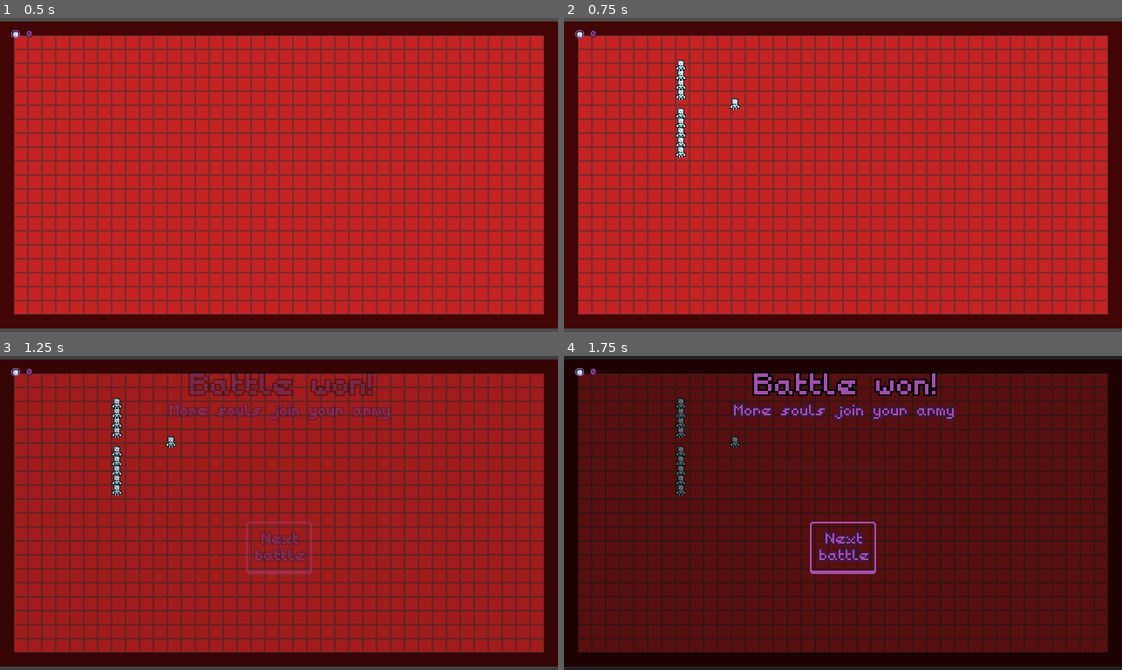
Above: before the commit, frames 1-4 (two rows, left to right).
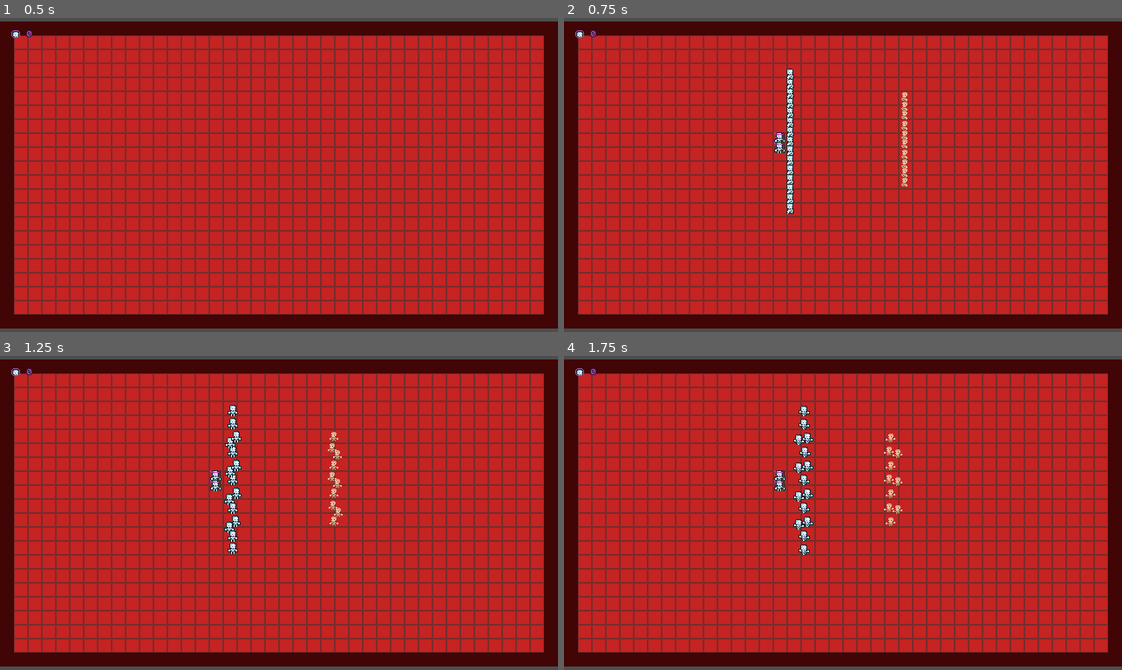
Above: after the commit, the same moments.

Repository: Hugo-Carbiener/Tinycromancer
Game: Godot game, scene res://scenes/combat.tscn
Same seed, same stepped clock (60 frames per second), same inputs: the game is played once before the commit and once after it.
Inputs (mouse positions are in pixels of both pictures, inside the frame that each line leads up to):
- Up to frame 1 (0.5 s): no input
- Up to frame 2 (0.75 s): tap Enter at 0.5 s; tap Space (espace) at 0.6 s
- Up to frame 3 (1.25 s): no input
- Up to frame 4 (1.75 s): click (843, 547) at 1.27 s

Frame 1 is identical in both runs. In frame 2, 1.4% of the frame differs, in the area x 20-62%, y 13-63%; in frame 3, 66%; in frame 4, 100%, in the area x 0-100%, y 0-100%.
Error before the commit: Invalid assignment of property or key 'ennemy_troops' with value of type 'Dictionary' on a base object of type 'Node2D (Spawner)'. (res://scripts/combat/Combat…

Commit message:
scene_manager

Diff:
--- a/tini-cromancer/project.godot
+++ b/tini-cromancer/project.godot
@@ -22,6 +22,7 @@
 AnimationsUtils="*res://scripts/generals/AnimationsUtils.gd"
 Constants="*res://scripts/generals/Constants.gd"
 UserData="*res://scripts/generals/UserData.gd"
+SceneManager="*res://scripts/generals/SceneManager.gd"
 
 [display]
 
--- a/tini-cromancer/scenes/combat_jow.tscn
+++ b/tini-cromancer/scenes/combat_jow.tscn
@@ -56,9 +56,7 @@
 0: 20,
 1: 60
 })
-ennemy_troops = Dictionary[int, int]({
-2: 100
-})
+enemy_troops = null
 allies_spawn = NodePath("../Allies spawn")
 enemies_spawn = NodePath("../Enemiess spawn")
 
--- a/tini-cromancer/scenes/components/troop_archer.tscn
+++ b/tini-cromancer/scenes/components/troop_archer.tscn
@@ -208,6 +208,7 @@
 combat_module = NodePath("CombatModule")
 movement_module = NodePath("MovementModule")
 animation_module = NodePath("Animated sprite")
+role = 1
 
 [node name="Animated sprite" type="AnimatedSprite2D" parent="."]
 sprite_frames = SubResource("SpriteFrames_2lkha")
--- a/tini-cromancer/scenes/components/troop_enemy.tscn
+++ b/tini-cromancer/scenes/components/troop_enemy.tscn
@@ -208,6 +208,7 @@
 combat_module = NodePath("CombatModule")
 movement_module = NodePath("MovementModule")
 animation_module = NodePath("Animated sprite")
+role = 2
 
 [node name="Animated sprite" type="AnimatedSprite2D" parent="."]
 sprite_frames = SubResource("SpriteFrames_2lkha")
--- a/tini-cromancer/scenes/shop.tscn
+++ b/tini-cromancer/scenes/shop.tscn
@@ -1,91 +1,13 @@
-[gd_scene load_steps=8 format=3 uid="uid://dqja72kf7bd2v"]
+[gd_scene load_steps=5 format=3 uid="uid://dqja72kf7bd2v"]
 
-[ext_resource type="Script" uid="uid://bwx3yv01dmx70" path="res://scripts/ui/WinScreen.gd" id="4_24it5"]
-[ext_resource type="LabelSettings" uid="uid://cihjvaf0nbdvx" path="res://fonts/title.tres" id="5_7mqwv"]
-[ext_resource type="LabelSettings" uid="uid://cwe2mox0o7tm" path="res://fonts/subtitle.tres" id="6_gobkm"]
 [ext_resource type="PackedScene" uid="uid://b5ghoydk6ffix" path="res://scenes/ui/large-texture-button.tscn" id="7_j14q8"]
-[ext_resource type="Script" uid="uid://fc3m8qimcpgh" path="res://scripts/ui/UI.gd" id="8_5u241"]
+[ext_resource type="Script" path="res://scripts/ui/UI.gd" id="8_5u241"]
 [ext_resource type="PackedScene" uid="uid://bmneu2br407fk" path="res://scenes/ui/currency_icon.tscn" id="9_pqync"]
 [ext_resource type="LabelSettings" uid="uid://iv4116vilm50" path="res://fonts/default.tres" id="10_yuijs"]
 
 [node name="Shop" type="Node2D"]
 
-[node name="Camera2D" type="Camera2D" parent="."]
-
 [node name="CanvasLayer" type="CanvasLayer" parent="."]
-
-[node name="WinScreen" type="ColorRect" parent="CanvasLayer" node_paths=PackedStringArray("content_title", "soul_container")]
-anchors_preset = 15
-anchor_right = 1.0
-anchor_bottom = 1.0
-grow_horizontal = 2
-grow_vertical = 2
-color = Color(0, 0, 0, 0.5568628)
-script = ExtResource("4_24it5")
-content_title = NodePath("Winscreen padding/Page container/Page content container/Label")
-soul_container = NodePath("Winscreen padding/Page container/Page content container/Souls container")
-launch_signal = "on_win"
-
-[node name="Winscreen padding" type="MarginContainer" parent="CanvasLayer/WinScreen"]
-layout_mode = 1
-anchors_preset = 15
-anchor_right = 1.0
-anchor_bottom = 1.0
-grow_horizontal = 2
-grow_vertical = 2
-theme_override_constants/margin_left = 20
-theme_override_constants/margin_top = 20
-theme_override_constants/margin_right = 20
-theme_override_constants/margin_bottom = 20
-
-[node name="Page container" type="VBoxContainer" parent="CanvasLayer/WinScreen/Winscreen padding"]
-layout_mode = 2
-theme_override_constants/separation = 50
-
-[node name="Titles container" type="VBoxContainer" parent="CanvasLayer/WinScreen/Winscreen padding/Page container"]
-layout_mode = 2
-
-[node name="Title" type="Label" parent="CanvasLayer/WinScreen/Winscreen padding/Page container/Titles container"]
-layout_mode = 2
-text = "Battle won!"
-label_settings = ExtResource("5_7mqwv")
-horizontal_alignment = 1
-vertical_alignment = 1
-
-[node name="Subtitles" type="Label" parent="CanvasLayer/WinScreen/Winscreen padding/Page container/Titles container"]
-layout_mode = 2
-text = "More souls join your army"
-label_settings = ExtResource("6_gobkm")
-horizontal_alignment = 1
-vertical_alignment = 1
-
-[node name="Page content container" type="HBoxContainer" parent="CanvasLayer/WinScreen/Winscreen padding/Page container"]
-layout_mode = 2
-size_flags_horizontal = 4
-theme_override_constants/separation = 10
-
-[node name="Label" type="Label" parent="CanvasLayer/WinScreen/Winscreen padding/Page container/Page content container"]
-layout_mode = 2
-text = "Souls reaped:"
-label_settings = ExtResource("6_gobkm")
-horizontal_alignment = 1
-
-[node name="Souls container" type="HBoxContainer" parent="CanvasLayer/WinScreen/Winscreen padding/Page container/Page content container"]
-layout_mode = 2
-theme_override_constants/separation = -9
-alignment = 1
-
-[node name="Button container" type="HBoxContainer" parent="CanvasLayer/WinScreen/Winscreen padding/Page container"]
-layout_mode = 2
-alignment = 1
-
-[node name="Next level button" parent="CanvasLayer/WinScreen/Winscreen padding/Page container/Button container" instance=ExtResource("7_j14q8")]
-layout_mode = 2
-signal_on_button_pressed = "next_level_clicked"
-
-[node name="Submit text" parent="CanvasLayer/WinScreen/Winscreen padding/Page container/Button container/Next level button/Text container" index="0"]
-text = " Next
-battle"
 
 [node name="UI" type="MarginContainer" parent="CanvasLayer" node_paths=PackedStringArray("currency_amount_label", "currency_icon")]
 offset_right = 40.0
@@ -114,4 +36,22 @@
 text = "999"
 label_settings = ExtResource("10_yuijs")
 
-[editable path="CanvasLayer/WinScreen/Winscreen padding/Page container/Button container/Next level button"]
+[node name="MarginContainer" type="MarginContainer" parent="CanvasLayer"]
+offset_left = 533.0
+offset_top = 281.0
+offset_right = 613.0
+offset_bottom = 345.0
+
+[node name="Button container" type="HBoxContainer" parent="CanvasLayer/MarginContainer"]
+layout_mode = 2
+alignment = 1
+
+[node name="Next level button" parent="CanvasLayer/MarginContainer/Button container" instance=ExtResource("7_j14q8")]
+layout_mode = 2
+signal_on_button_pressed = "next_level_clicked"
+
+[node name="Submit text" parent="CanvasLayer/MarginContainer/Button container/Next level button/Text container" index="0"]
+text = " Next
+battle"
+
+[editable path="CanvasLayer/MarginContainer/Button container/Next level button"]
--- a/tini-cromancer/scripts/Spawner.gd
+++ b/tini-cromancer/scripts/Spawner.gd
@@ -1,7 +1,7 @@
 class_name Spawner extends Node2D
 
-@export var ally_troops : Dictionary[TroopFactory.TROOPS, int]
-@export var ennemy_troops : Dictionary[TroopFactory.TROOPS, int]
+@export var ally_troops : Dictionary[TroopFactory.ROLES, int]
+@export var enemy_troops : Dictionary[TroopFactory.ROLES, int]
 @export_group("Components")
 @export var allies_spawn : Node2D
 @export var enemies_spawn : Node2D
@@ -13,7 +13,9 @@
 var current_troop_by_row
 
 func spawn_troops():
+	print('spawn ally')
 	spawn_troops_from_faction(CombatManager.FACTIONS.ALLIES)
+	print('\n spawn enemy')
 	spawn_troops_from_faction(CombatManager.FACTIONS.ENEMIES)
 
 func reset_vertical_offset_spawn_position(number_troops_of_type : int):
@@ -58,14 +60,14 @@
 			troops = ally_troops
 			spawn = allies_spawn
 		CombatManager.FACTIONS.ENEMIES:
-			troops = ennemy_troops
+			troops = enemy_troops
 			spawn = enemies_spawn
 
 	for troop_type in troops.keys():
 		var number_troops_of_type = troops[troop_type]
 		for i in range(number_troops_of_type):
 			var new_troop = TroopFactory.create_troop(troop_type, faction)
-			new_troop.global_position = spawn.global_position
+			spawn.add_child(new_troop)
 			determine_spawn_troop_position(new_troop, number_troops_of_type)
+			new_troop.setup()
 			current_troop_by_row += 1
-			spawn.add_child(new_troop)
--- a/tini-cromancer/scripts/combat/CombatManager.gd
+++ b/tini-cromancer/scripts/combat/CombatManager.gd
@@ -21,12 +21,22 @@
 	build_level()
 
 func build_level():
+	spend_rest_currency()
 	spawner.ally_troops = UserData.troops
-	spawner.ennemy_troops = set_ennemi_troops()
+	spawner.enemy_troops = set_enemy_troops()
 
-func set_ennemi_troops():
+func spend_rest_currency():
+	if UserData.souls > 0:
+		if not UserData.troops.has(TroopFactory.ROLES.BASE_TROOP):
+			UserData.troops[TroopFactory.ROLES.BASE_TROOP] = UserData.souls
+		else:
+			UserData.troops[TroopFactory.ROLES.BASE_TROOP] += UserData.souls
+	UserData.souls = 0
+
+func set_enemy_troops():
 	#TODO : améliorer avec les nouvelles troop
-	return {TroopFactory.TROOPS.ENEMY_BASE_TROOP : UserData.level_number * 10}
+	var enemy_troops : Dictionary[TroopFactory.ROLES, int] = {TroopFactory.ROLES.ENEMY_BASE_TROOP : UserData.level_number * 10}
+	return enemy_troops
 
 func register_troop(troop : Troop):
 	match (troop.faction):
@@ -59,7 +69,6 @@
 
 func _physics_process(delta: float) -> void:
 	if !is_fight_started: return
-
 	# we make sure all actions are executed before recomputing the targets and states
 	execute_troop_actions(delta)
 	check_troop_targets()
@@ -121,6 +130,16 @@
 func win_fight():
 	UserData.souls += enemies.size()
 	SignalBus.on_win.emit()
+	UserData.level_number +=1
+	take_death_into_account()
+
+func take_death_into_account():
+	var alive_troops_map : Dictionary[TroopFactory.ROLES, int] = {}
+	for alive_troop in get_alive_opponents(FACTIONS.ENEMIES):
+		if not alive_troops_map.has(alive_troop.role):
+			alive_troops_map[alive_troop.role] = 0
+		alive_troops_map[alive_troop.role] +=1
+	UserData.troops = alive_troops_map
 
 func loose_fight():
 	SignalBus.on_loss.emit()
--- a/tini-cromancer/scripts/generals/Constants.gd
+++ b/tini-cromancer/scripts/generals/Constants.gd
@@ -5,3 +5,6 @@
 var DEFAULT_TRANSITION_DURATION = 0.75;
 var DEFAULT_GROW_FACTOR = 1.2;
 var MAX_RANGE_MELEE = 15;
+
+
+var NB_FIGHT_TO_WIN = 10;
--- a/tini-cromancer/scripts/generals/SceneManager.gd
+++ b/tini-cromancer/scripts/generals/SceneManager.gd
@@ -16,4 +16,5 @@
 	get_tree().change_scene_to_packed(shop);
 
 func start_fight():
+	print("go fight")
 	get_tree().change_scene_to_packed(fight);
--- a/tini-cromancer/scripts/generals/TroopFactory.gd
+++ b/tini-cromancer/scripts/generals/TroopFactory.gd
@@ -4,19 +4,19 @@
 var archer_troop_scene : PackedScene = preload("res://scenes/components/troop_archer.tscn")
 var enemy_base_troop_scene : PackedScene = preload("res://scenes/components/troop_enemy.tscn")
 
-enum TROOPS {
+enum ROLES {
 	BASE_TROOP,
 	ARCHER,
 	ENEMY_BASE_TROOP
 	}
 
-var troop_scenes_by_id : Dictionary[TROOPS, PackedScene] = {
-	TROOPS.BASE_TROOP: base_troop_scene,
-	TROOPS.ARCHER: archer_troop_scene,
-	TROOPS.ENEMY_BASE_TROOP: enemy_base_troop_scene
+var troop_scenes_by_id : Dictionary[ROLES, PackedScene] = {
+	ROLES.BASE_TROOP: base_troop_scene,
+	ROLES.ARCHER: archer_troop_scene,
+	ROLES.ENEMY_BASE_TROOP: enemy_base_troop_scene
 }
 
-func create_troop(troop_id : TROOPS, faction : CombatManager.FACTIONS) -> Troop:
+func create_troop(troop_id : ROLES, faction : CombatManager.FACTIONS) -> Troop:
 	var troop : Troop = troop_scenes_by_id[troop_id].instantiate()
 	troop.faction = faction
 	CombatManager.instance.register_troop(troop)
--- a/tini-cromancer/scripts/generals/UserData.gd
+++ b/tini-cromancer/scripts/generals/UserData.gd
@@ -2,4 +2,7 @@
 
 var souls : int
 var level_number : int = 1
-var troops : Dictionary[TroopFactory.TROOPS, int] = {TroopFactory.TROOPS.BASE_TROOP : 10}
+var troops : Dictionary[TroopFactory.ROLES, int] = {
+	TroopFactory.ROLES.BASE_TROOP : 15,
+	TroopFactory.ROLES.ARCHER : 2
+	}
--- a/tini-cromancer/scripts/troop/Troop.gd
+++ b/tini-cromancer/scripts/troop/Troop.gd
@@ -4,13 +4,14 @@
 @export var combat_module : CombatModule
 @export var movement_module : MovementModule
 @export var animation_module : AnimationModule
+@export var role : TroopFactory.ROLES
 
 var target : Troop
 var faction : CombatManager.FACTIONS
 var current_state : State = IdleState.new(self, "idle")
 var state_machine : StateMachine = StateMachine.new()
 
-func _ready() -> void:
+func setup():
 	combat_module.setup()
 	movement_module.setup()
 	animation_module.setup()
